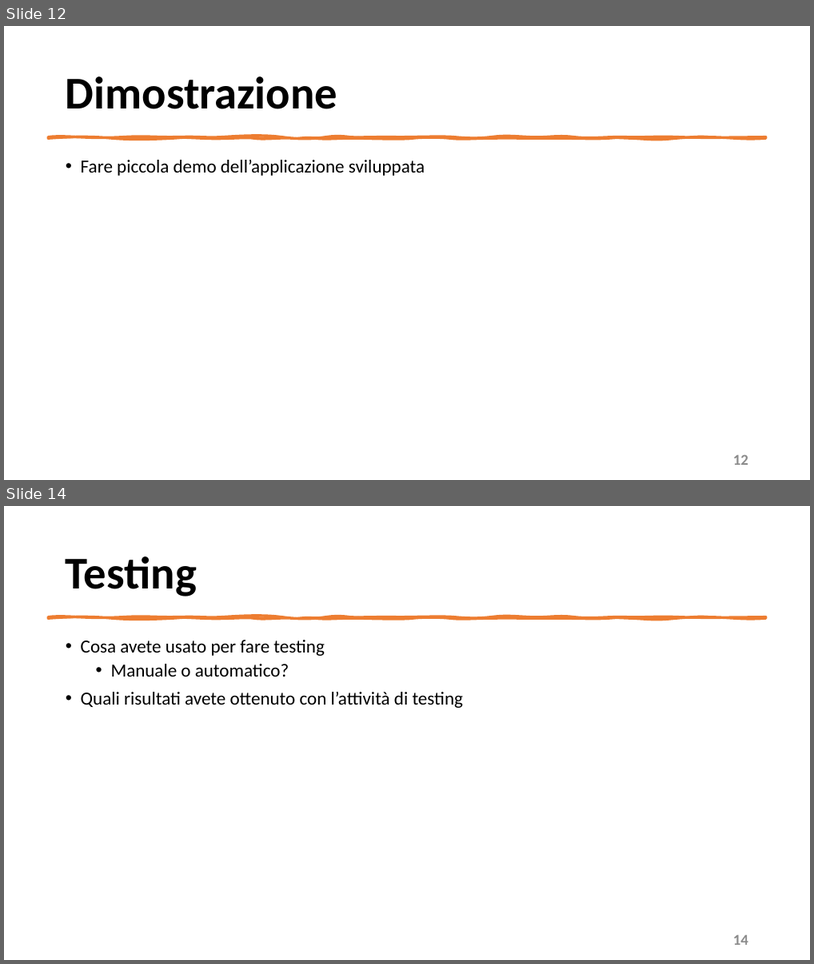
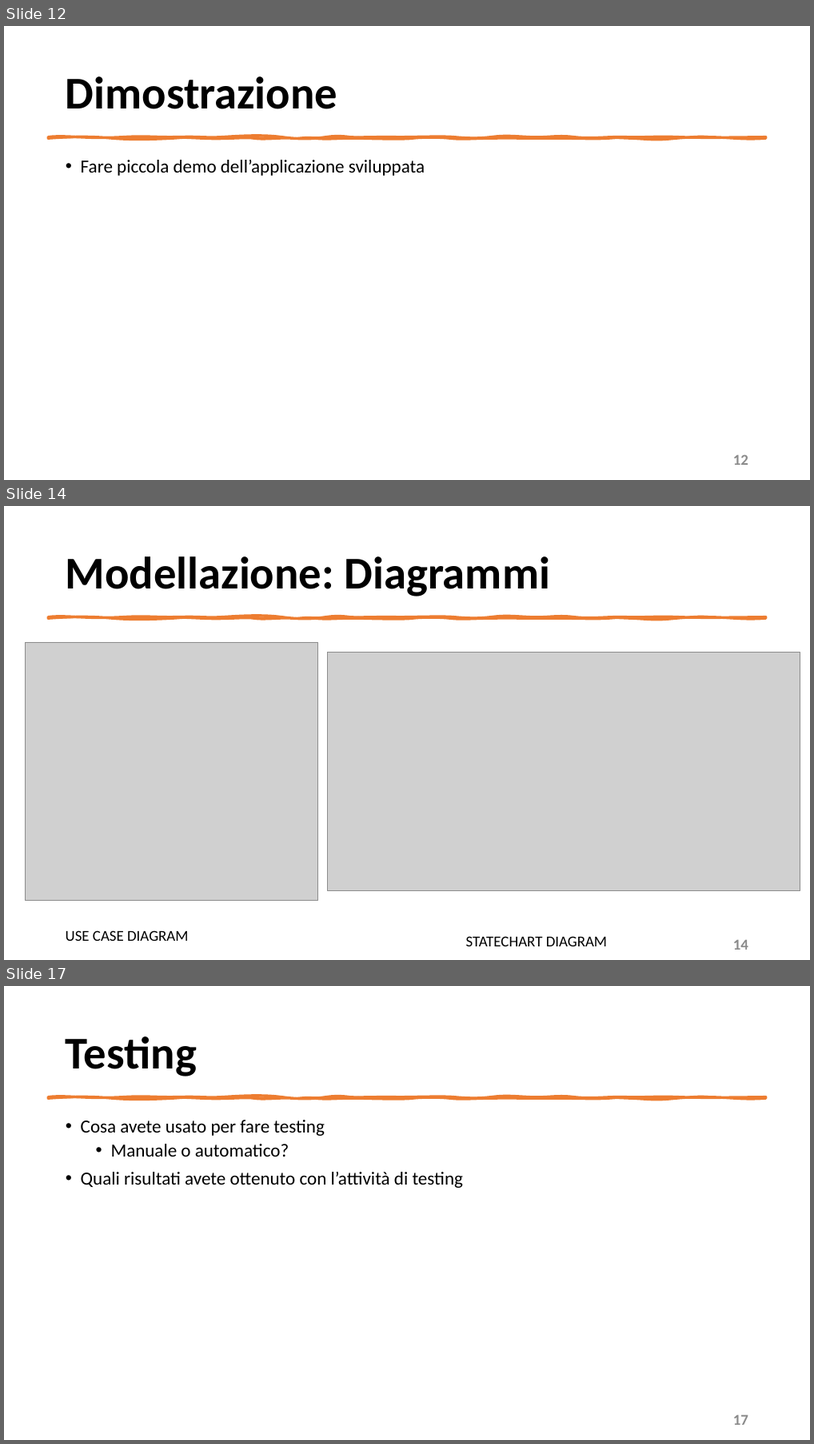
Before and after one commit to mangilimatteo/Progetto_Ingegneria_Software_Cattaneo_Mangili_Saini, a slide deck: Presentazione_Progetto.pptx. Shown one above the other, each under a label of ours: slides 12 and 14 before the commit, slides 12, 14 and 17 after it; the slides between them are not shown. The pictures are 814x964 and 814x1444 pixels, drawn with LibreOffice and Linux fonts; fonts in the diff are those of the drawing; grey boxes stand for pictures. Boxes give left, top, right and bottom in pixels: in the first picture for what was removed or moved away, otherwise in the second. Text is boxed around its words. In the diff, an @@ line names an element or a change of style, - is before the commit and + after.

```diff
--- a/Presentazione_Progetto.pptx
+++ b/Presentazione_Progetto.pptx
@@ slide 14 added at [4,506,810,960], background #FFFFFF @@
@@ title added at [66,556,550,596], 54 pt, text #000000, bold @@
+Modellazione: Diagrammi
@@ freeform shape added at [48,616,766,618], fill #ED7D31, outline #ED7D31 3.25 pt @@
@@ picture added at [26,642,318,900] @@
@@ picture added at [328,652,802,890] @@
@@ text added at [66,930,188,940], 18 pt, text #000000 @@
+USE CASE DIAGRAM
@@ text added at [466,936,607,946], 18 pt, text #000000 @@
+STATECHART DIAGRAM
@@ text added at [734,940,749,949], 18 pt, text #8C8C8C, bold @@
+14
@@ what was slide 14 is now slide 17 @@
@@ page number at [734,1415,749,1424]: text changed @@
-14
+17
```
Also in this commit, not shown: 3 slides changed, 2 other slides added.
